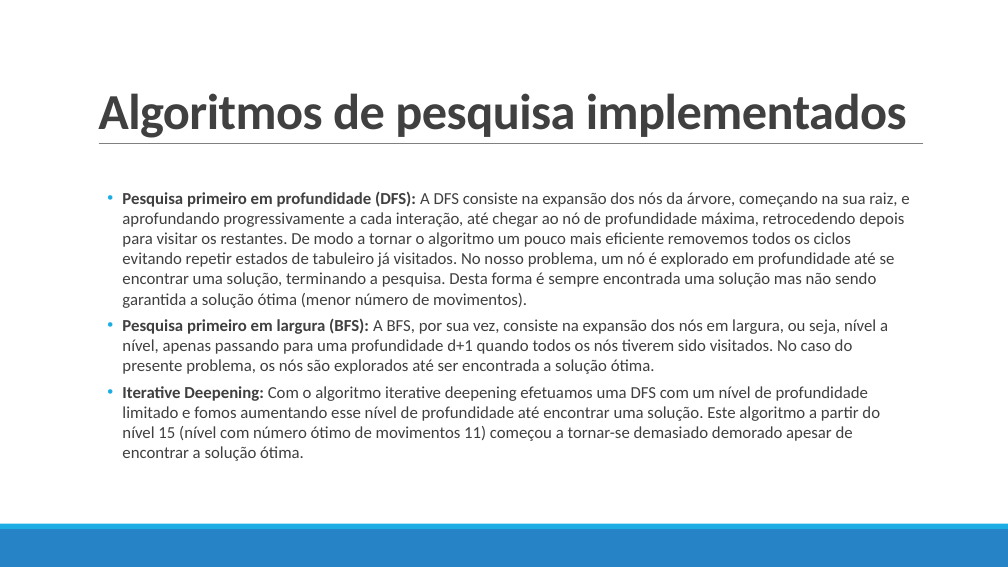
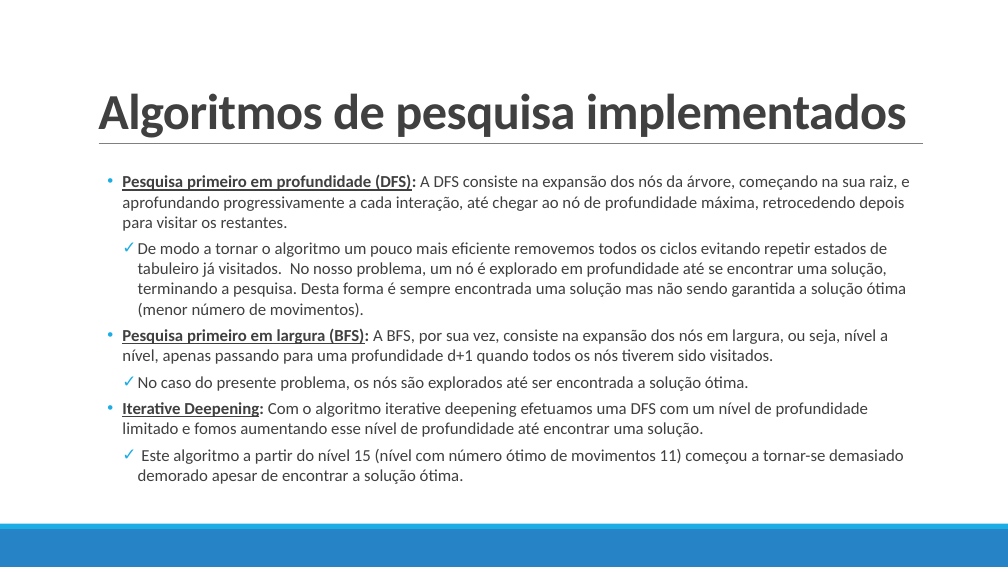
Before and after one commit to pedrovponte/IART-g39, a slide deck: slide 8 of docs/finalpresentation.pptx. Drawn at 1008x567 pixels with LibreOffice and Linux fonts; fonts in the diff are those of the drawing. Boxes give left, top, right and bottom in pixels: in the first picture for what was removed or moved away, otherwise in the second. Text is boxed around its words. In the diff, an @@ line names an element or a change of style, - is before the commit and + after.

```diff
--- a/docs/finalpresentation.pptx
+++ b/docs/finalpresentation.pptx
@@ text at box(122, 175, 909, 484): text changed @@
-  • Pesquisa primeiro em profundidade (DFS): A DFS consiste na expansão dos nós da árvore, começando na sua raiz, e aprofundando progressivamente a cada interação, até chegar ao nó de profundidade máxima, retrocedendo depois para visitar os restantes. De modo a tornar o algoritmo um pouco mais eficiente removemos todos os ciclos evitando repetir estados de tabuleiro já visitados. No nosso problema, um nó é explorado em profundidade até se encontrar uma solução, terminando a pesquisa. Desta forma é sempre encontrada uma solução mas não sendo garantida a solução ótima (menor número de movimentos).
-  • Pesquisa primeiro em largura (BFS): A BFS, por sua vez, consiste na expansão dos nós em largura, ou seja, nível a nível, apenas passando para uma profundidade d+1 quando todos os nós tiverem sido visitados. No caso do presente problema, os nós são explorados até ser encontrada a solução ótima.
-  • Iterative Deepening: Com o algoritmo iterative deepening efetuamos uma DFS com um nível de profundidade limitado e fomos aumentando esse nível de profundidade até encontrar uma solução. Este algoritmo a partir do nível 15 (nível com número ótimo de movimentos 11) começou a tornar-se demasiado demorado apesar de encontrar a solução ótima.
+  • Pesquisa primeiro em profundidade (DFS): A DFS consiste na expansão dos nós da árvore, começando na sua raiz, e aprofundando progressivamente a cada interação, até chegar ao nó de profundidade máxima, retrocedendo depois para visitar os restantes.
+    ✓ De modo a tornar o algoritmo um pouco mais eficiente removemos todos os ciclos evitando repetir estados de tabuleiro já visitados. No nosso problema, um nó é explorado em profundidade até se encontrar uma solução, terminando a pesquisa. Desta forma é sempre encontrada uma solução mas não sendo garantida a solução ótima (menor número de movimentos).
+  • Pesquisa primeiro em largura (BFS): A BFS, por sua vez, consiste na expansão dos nós em largura, ou seja, nível a nível, apenas passando para uma profundidade d+1 quando todos os nós tiverem sido visitados.
+    ✓ No caso do presente problema, os nós são explorados até ser encontrada a solução ótima.
+  • Iterative Deepening: Com o algoritmo iterative deepening efetuamos uma DFS com um nível de profundidade limitado e fomos aumentando esse nível de profundidade até encontrar uma solução.
+    ✓ Este algoritmo a partir do nível 15 (nível com número ótimo de movimentos 11) começou a tornar-se demasiado demorado apesar de encontrar a solução ótima.
```
Also in this commit, not shown: 4 other slides changed, 1 other file.
